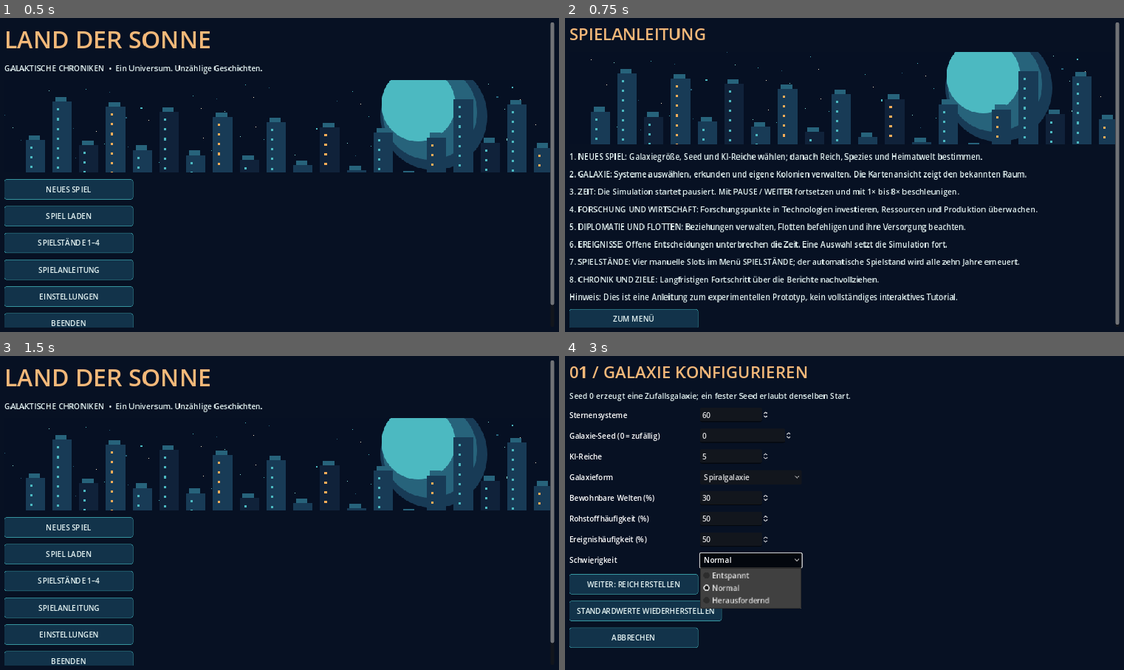
Above: before the commit, frames 1-4 (two rows, left to right).
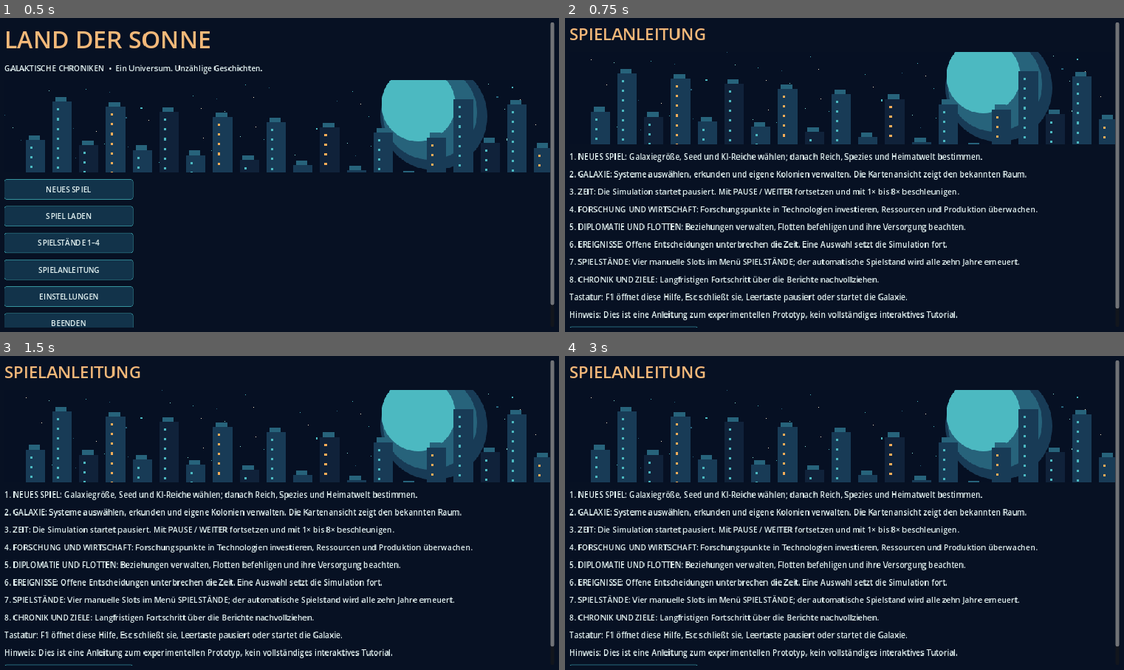
Above: after the commit, the same moments.

Repository: justuslaier-cmyk/Land-der-Sonne
Game: Godot game, scene res://scenes/galaxy.tscn
The game is run twice, just before and just after one commit, with the same random seed, the same clock (stepped at 60 frames per second) and the same inputs.
Inputs (mouse positions are in pixels of both pictures, inside the frame that each line leads up to):
- Up to frame 1 (0.5 s): no input
- Up to frame 2 (0.75 s): click "SPIELANLEITUNG" at 0.5 s
- Up to frame 3 (1.5 s): click "ZUM MENÜ" at 1.25 s
- Up to frame 4 (3 s): click (632, 528) at 2 s, where only the run before the commit has a clickable "NEUES SPIEL"; click (749, 560) at 2.75 s, where only the run before the commit has a clickable "Normal"

Frame 1 is identical in both runs. In frame 2, 2.7% of the frame differs, in the area x 0-100%, y 87-99%; in frame 3, 27%; in frame 4, 27%, in the area x 0-100%, y 1-99%.

Commit message:
feat(ux): add F1 help, Escape return and Space pause shortcuts with text-focus guard

Diff:
--- a/game/scripts/galaxy/galaxy_ui.gd
+++ b/game/scripts/galaxy/galaxy_ui.gd
@@ -31,6 +31,26 @@
     get_window().title = "Land der Sonne | Galaktische Chroniken"
     _show_menu()
 
+# Keyboard shortcuts are ignored while text fields are being edited.
+func _unhandled_key_input(event: InputEvent) -> void:
+    if not event is InputEventKey or not event.pressed or event.echo:
+        return
+    if get_viewport().gui_get_focus_owner() is LineEdit or get_viewport().gui_get_focus_owner() is TextEdit:
+        return
+    if event.keycode == KEY_F1:
+        if screen != "help":
+            _show_help()
+        get_viewport().set_input_as_handled()
+    elif event.keycode == KEY_ESCAPE and screen == "help":
+        if world.is_empty():
+            _show_menu()
+        else:
+            _show_galaxy()
+        get_viewport().set_input_as_handled()
+    elif event.keycode == KEY_SPACE and screen == "galaxy" and not world.is_empty():
+        _toggle_pause()
+        get_viewport().set_input_as_handled()
+
 func _process(delta: float) -> void:
     if world.is_empty() or simulation_paused or screen != "galaxy":
         return
@@ -206,6 +226,7 @@
     _label("6. EREIGNISSE: Offene Entscheidungen unterbrechen die Zeit. Eine Auswahl setzt die Simulation fort.")
     _label("7. SPIELSTÄNDE: Vier manuelle Slots im Menü SPIELSTÄNDE; der automatische Spielstand wird alle zehn Jahre erneuert.")
     _label("8. CHRONIK UND ZIELE: Langfristigen Fortschritt über die Berichte nachvollziehen.")
+    _label("Tastatur: F1 öffnet diese Hilfe, Esc schließt sie, Leertaste pausiert oder startet die Galaxie.")
     _label("Hinweis: Dies ist eine Anleitung zum experimentellen Prototyp, kein vollständiges interaktives Tutorial.")
     _button("ZUR GALAXIE" if from_game else "ZUM MENÜ", _show_galaxy if from_game else _show_menu)
 
